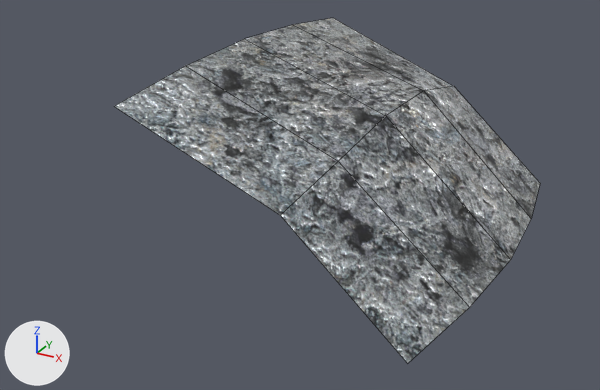
An edit to the FBX model Assets/Fbx/Zola/zola.fbx, drawn before and after from the same camera.
Both versions are drawn from a 50 mm lens placed at (10.715, 0.251, 1.742), pointed at (10.403, 0.818, 1.458). The axes (+X, +Y, +Z) are drawn at lower left. The lights are the same throughout. Mesh edges are drawn as thin lines. Where no turn or scale is listed for an object, it has been applied to the vertices.

The first picture shows 'zola'.
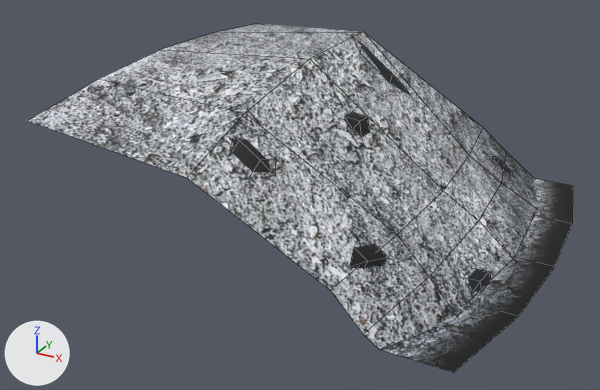
Location of each change, [x1, y1, x2, y2] in pixels of the pictures (600 x 390 px):
'zola', surface changed, reshaped (20% wider): before [114, 18, 540, 363]; after [28, 24, 539, 349]
'zola.001', added: after [379, 178, 573, 372]

The change, as a diff of the scene's bpy script:
```diff
--- a/Assets/Fbx/Zola/zola.fbx.py
+++ b/Assets/Fbx/Zola/zola.fbx.py
@@ img_untitled_1_png @@
+img_untitled_1_png = load_image('Untitled-1.png', 'Untitled-1.png', 512, 512, 'sRGB')
@@ mat_material_001 @@
 n0 = _N.new('ShaderNodeBsdfPrincipled'); n0.name = 'Principled BSDF'
+n0.inputs[2].default_value = 0.777  # 'Roughness'
 n1 = _N.new('ShaderNodeOutputMaterial'); n1.name = 'Material Output'
 n2 = _N.new('ShaderNodeTexImage'); n2.name = 'Image Texture'
-n2.image = img_zol_png
-n3 = _N.new('ShaderNodeTexImage'); n3.name = 'Image Texture.001'
-n3.image = img_zol_png
-n4 = _N.new('ShaderNodeTexImage'); n4.name = 'Image Texture.002'
-n4.image = img_zol_n_png
-n5 = _N.new('ShaderNodeNormalMap'); n5.name = 'Normal Map'
-n5.inputs[0].default_value = 1.9  # 'Strength'
+n2.image = img_untitled_1_png
 _L.new(n2.outputs[0], n0.inputs[0])  # 'Color' to 'Base Color'
-_L.new(n3.outputs[0], n0.inputs[1])  # 'Color' to 'Metallic'
-_L.new(n4.outputs[0], n5.inputs[1])  # 'Color' to 'Color'
-_L.new(n5.outputs[0], n0.inputs[5])  # 'Normal' to 'Normal'
 _L.new(n0.outputs[0], n1.inputs[0])  # 'BSDF' to 'Surface'
@@ me_cylinder_002 @@
 # used by ob_zola; location = (0.0, 0.0, 0.0)
-me_cylinder_002.from_pydata(...)  # 15 vertices, 8 faces; spans x 10.331..10.579, y 0.678..1.021, z 1.426..1.577
+me_cylinder_002.from_pydata(...)  # 73 vertices, 53 faces; spans x 10.242..10.585, y 0.675..1.03, z 1.425..1.569
+# me_cylinder_002 part 1: the whole mesh is rebuilt
 me_cylinder_002.materials.append(mat_material_001)
@@ me_cylinder_005 @@
+me_cylinder_005.from_pydata(...)  # 10 vertices, 4 faces; spans x 10.539..10.613, y 0.678..1.021, z 1.429..1.43
+me_cylinder_005.materials.append(mat_material_001)  # picture img_untitled_1_png
@@ ob_zola_001 @@
+ob_zola_001 = bpy.data.objects.new('zola.001', me_cylinder_005)
+ob_zola_001.location = (0.0, 0.0, 0.0)
```
